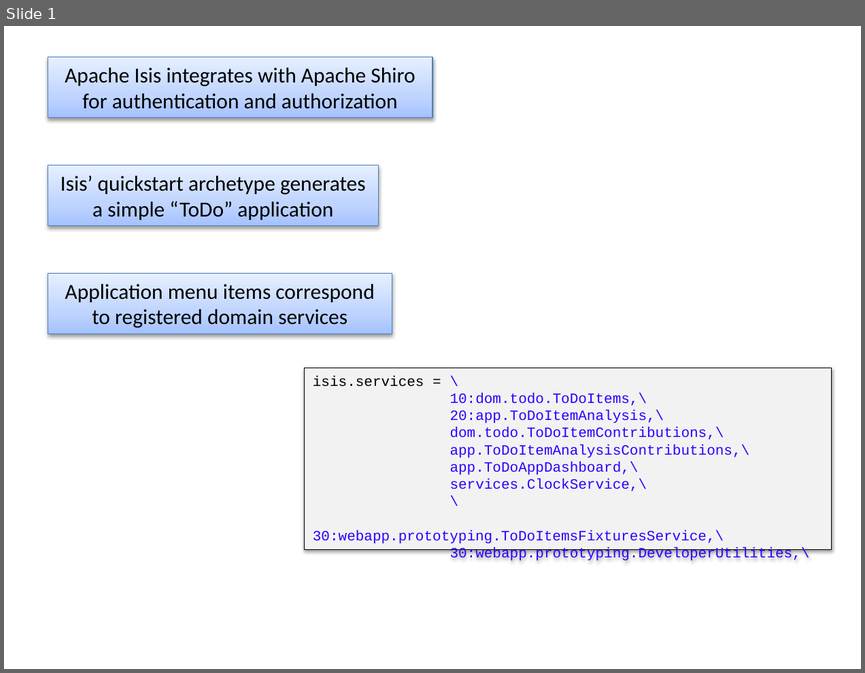
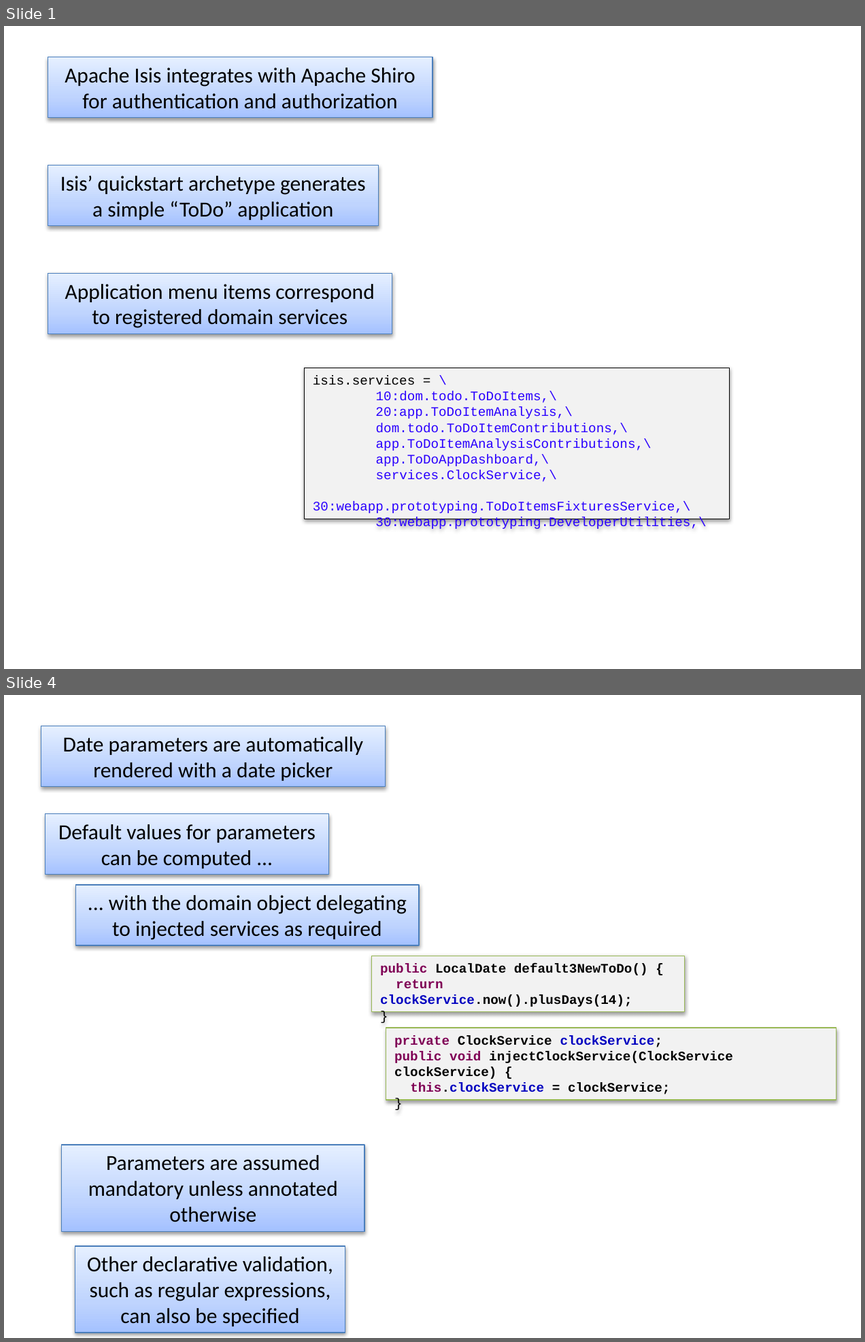
Before and after one commit to apache/causeway-site, a slide deck: content/images/screenshots2/screenshot-captions.pptx. Shown one above the other, each under a label of ours: slide 1 before the commit, slides 1 and 4 after it; the slides between them are not shown. The pictures are 865x673 and 865x1342 pixels, drawn with LibreOffice and Linux fonts; fonts in the diff are those of the drawing. Boxes give left, top, right and bottom in pixels: in the first picture for what was removed or moved away, otherwise in the second. Text is boxed around its words. In the diff, an @@ line names an element or a change of style, - is before the commit and + after.

```diff
--- a/content/images/screenshots2/screenshot-captions.pptx
+++ b/content/images/screenshots2/screenshot-captions.pptx
@@ slide 4 added at box(4, 695, 861, 1338), background #FFFFFF @@
@@ rectangle added at box(41, 726, 385, 787), fill gradient #A4C4FF to #BFD4FF to #E6EEFF, outline #4B7EBC 0.75 pt, 18 pt, text #000000 @@
+Date parameters are automatically rendered with a date picker
@@ rectangle added at box(45, 814, 329, 875), fill gradient #A4C4FF to #BFD4FF to #E6EEFF, outline #4B7EBC 0.75 pt, 18 pt, text #000000 @@
+Default values for parameters can be computed ...
@@ rectangle added at box(76, 884, 419, 945), fill gradient #A4C4FF to #BFD4FF to #E6EEFF, outline #4B7EBC 0.75 pt, 18 pt, text #000000 @@
+... with the domain object delegating to injected services as required
@@ rectangle added at box(372, 955, 684, 1012), fill #F2F2F2, outline #98B955 0.75 pt, 11 pt, text #000000, bold @@
+public LocalDate default3NewToDo() {
+return clockService.now().plusDays(14);
+}
@@ rectangle added at box(386, 1028, 836, 1100), fill #F2F2F2, outline #98B955 0.75 pt, 11 pt, text #000000, bold @@
+private ClockService clockService;
+public void injectClockService(ClockService clockService) {
+this.clockService = clockService;
+}
@@ rectangle added at box(61, 1145, 364, 1232), fill gradient #A4C4FF to #BFD4FF to #E6EEFF, outline #4B7EBC 0.75 pt, 18 pt, text #000000 @@
+Parameters are assumed mandatory unless annotated otherwise
@@ rectangle added at box(75, 1246, 345, 1332), fill gradient #A4C4FF to #BFD4FF to #E6EEFF, outline #4B7EBC 0.75 pt, 18 pt, text #000000 @@
+Other declarative validation, such as regular expressions, can also be specified
@@ slide 1 changed as well @@
@@ text in rectangle at box(304, 368, 729, 520): paragraph removed @@
-\
@@ rectangle "isis.services = \": place and size @@
-rectangle "isis.services = \" at box(304, 368, 831, 550)
+rectangle "isis.services = \" at box(304, 368, 729, 520)
@@ rectangle "isis.services = \" at box(304, 368, 729, 520): size 12 to 11 pt @@
```
Also in this commit, not shown: 2 other slides changed, 4 other slides added, 1 slide removed, 29 other files.
